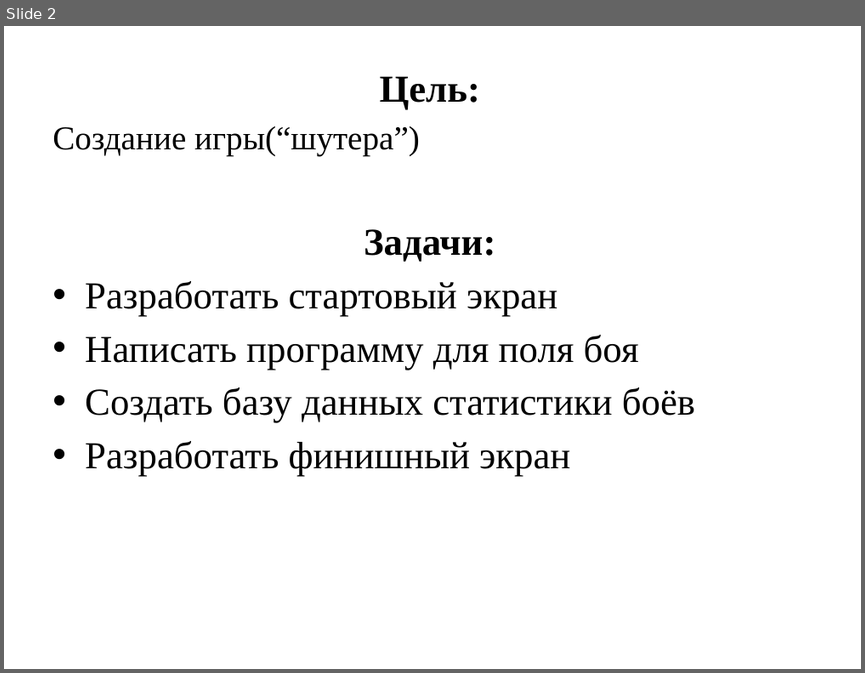
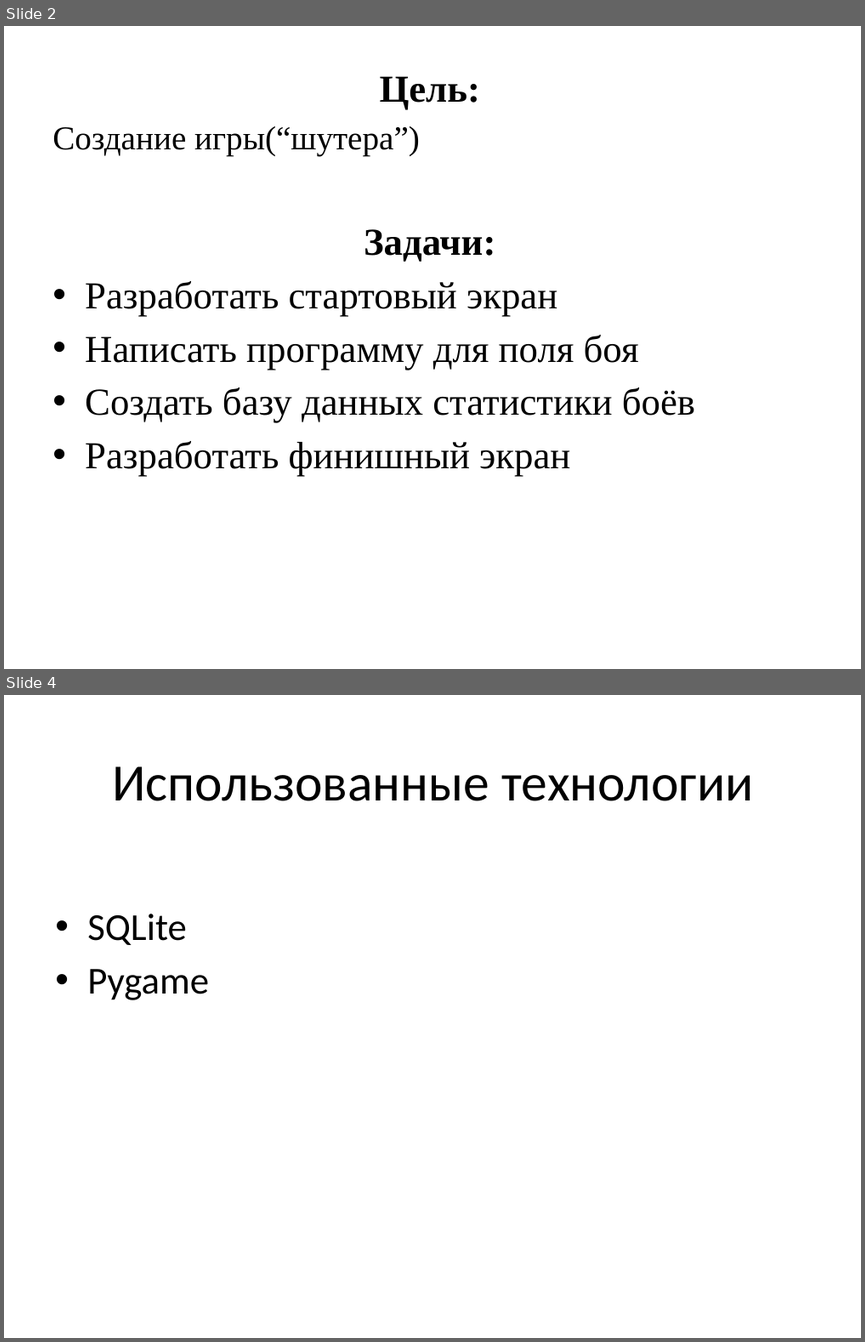
Before and after one commit to ISarrz/yandex, a slide deck: Игра.pptx. Shown one above the other, each under a label of ours: slide 2 before the commit, slides 2 and 4 after it; the slides between them are not shown. The pictures are 865x673 and 865x1342 pixels, drawn with LibreOffice and Linux fonts; fonts in the diff are those of the drawing. Boxes give left, top, right and bottom in pixels: in the first picture for what was removed or moved away, otherwise in the second. Text is boxed around its words. In the diff, an @@ line names an element or a change of style, - is before the commit and + after.

```diff
--- a/Игра.pptx
+++ b/Игра.pptx
@@ slide 4 added at (4, 695, 861, 1338), background #FFFFFF @@
@@ title added at (112, 766, 753, 801), 44 pt, text #000000 @@
+Использованные технологии
@@ text added at (87, 913, 209, 1000), 32 pt, text #000000 @@
+• SQLite
+• Pygame
```
Also in this commit, not shown: 1 slide changed.
